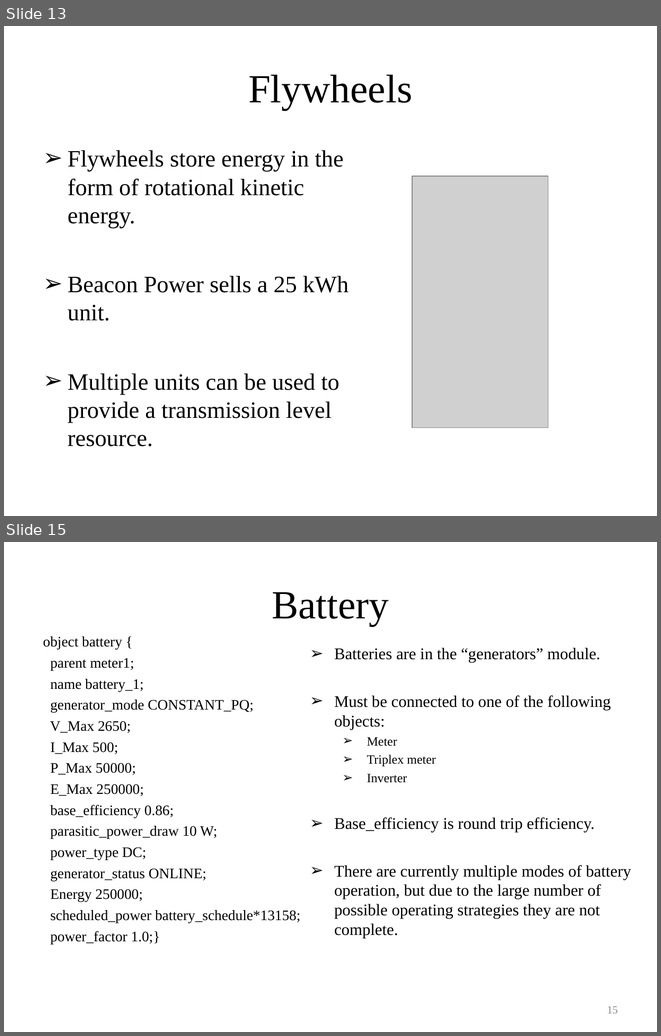
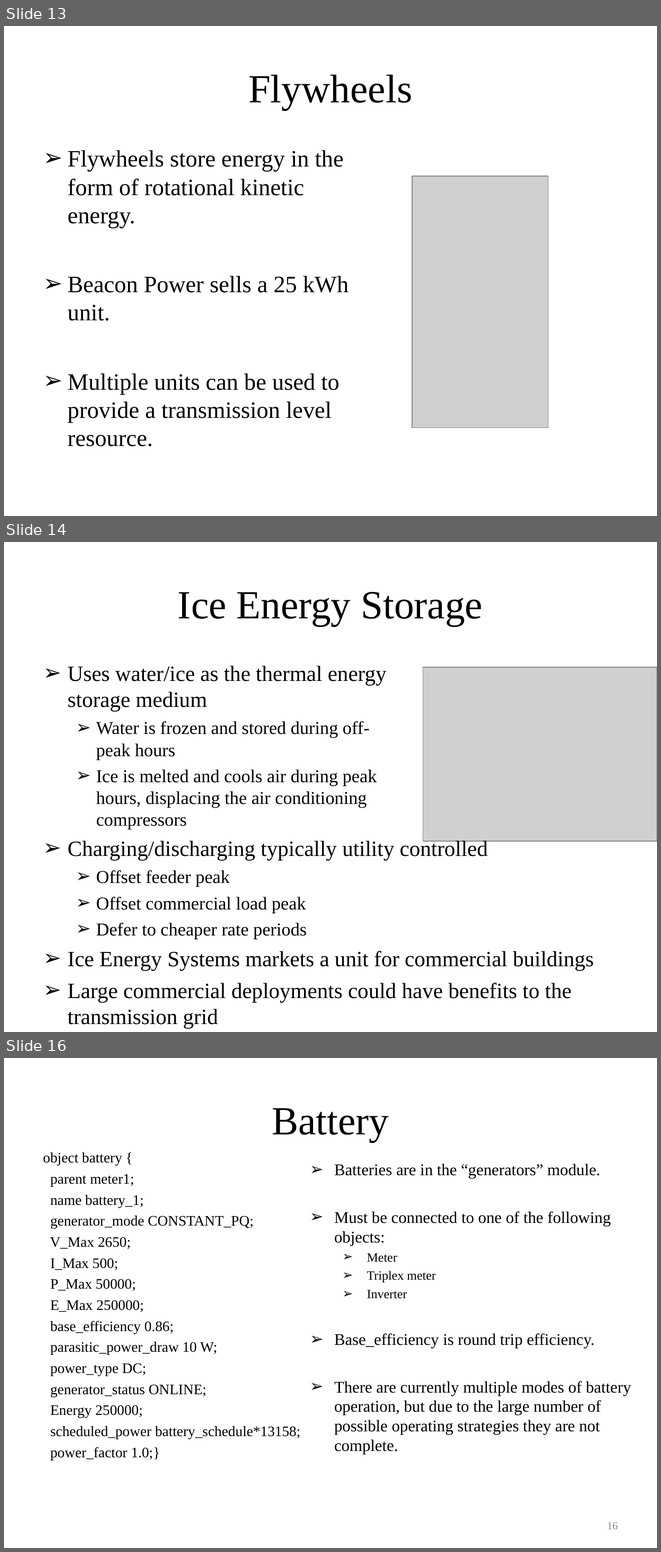
Before and after one commit to gridlab-d/course, a slide deck: ThreeDayCourse_v22/Day3/4.0 - Energy_Storage_and_PHEVs.ppt. Shown one above the other, each under a label of ours: slides 13 and 15 before the commit, slides 13, 14 and 16 after it; the slides between them are not shown. The pictures are 661x1036 and 661x1552 pixels, drawn with LibreOffice and Linux fonts; fonts in the diff are those of the drawing; grey boxes stand for pictures. Boxes give left, top, right and bottom in pixels: in the first picture for what was removed or moved away, otherwise in the second. Text is boxed around its words. In the diff, an @@ line names an element or a change of style, - is before the commit and + after.

Commit message:
Updates to energy storage portions to include thermal energy storage example

```diff
--- a/ThreeDayCourse_v22/Day3/4.0 - Energy_Storage_and_PHEVs.ppt
+++ b/ThreeDayCourse_v22/Day3/4.0 - Energy_Storage_and_PHEVs.ppt
@@ slide 14 added at box(4, 542, 657, 1032), background #FFFFFF @@
@@ title added at box(178, 592, 483, 626), 44 pt, text #000000 @@
+Ice Energy Storage
@@ text added at box(68, 665, 387, 829), 20 pt, text #000000 @@
+➢ Uses water/ice as the thermal energy storage medium
+  ➢ Water is frozen and stored during off-peak hours
+  ➢ Ice is melted and cools air during peak hours, displacing the air conditioning compressors
@@ picture added at box(423, 668, 657, 841) @@
@@ text added at box(68, 839, 594, 1028), 24 pt, text #000000 @@
+➢ Charging/discharging typically utility controlled
+  ➢ Offset feeder peak
+  ➢ Offset commercial load peak
+  ➢ Defer to cheaper rate periods
+➢ Ice Energy Systems markets a unit for commercial buildings
+➢ Large commercial deployments could have benefits to the transmission grid
@@ what was slide 15 is now slide 16 @@
@@ page number at box(607, 1522, 618, 1529): text changed @@
-15
+16
```
Also in this commit, not shown: 3 slides changed, 2 other slides added, 25 other files.
